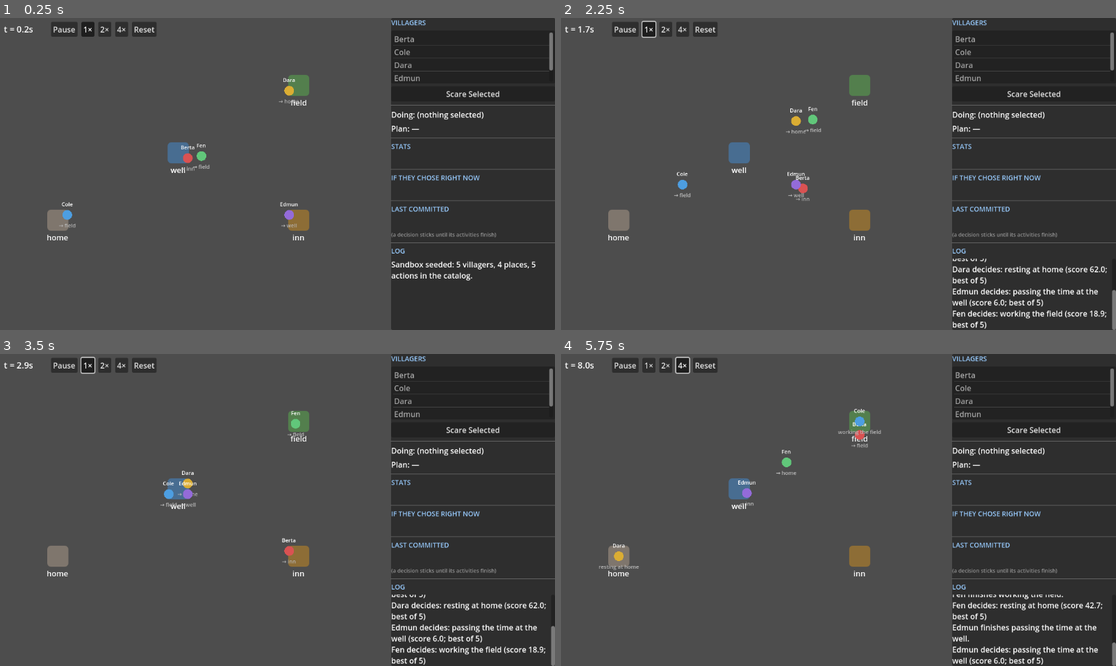
Above: before the commit, frames 1-4 (two rows, left to right).
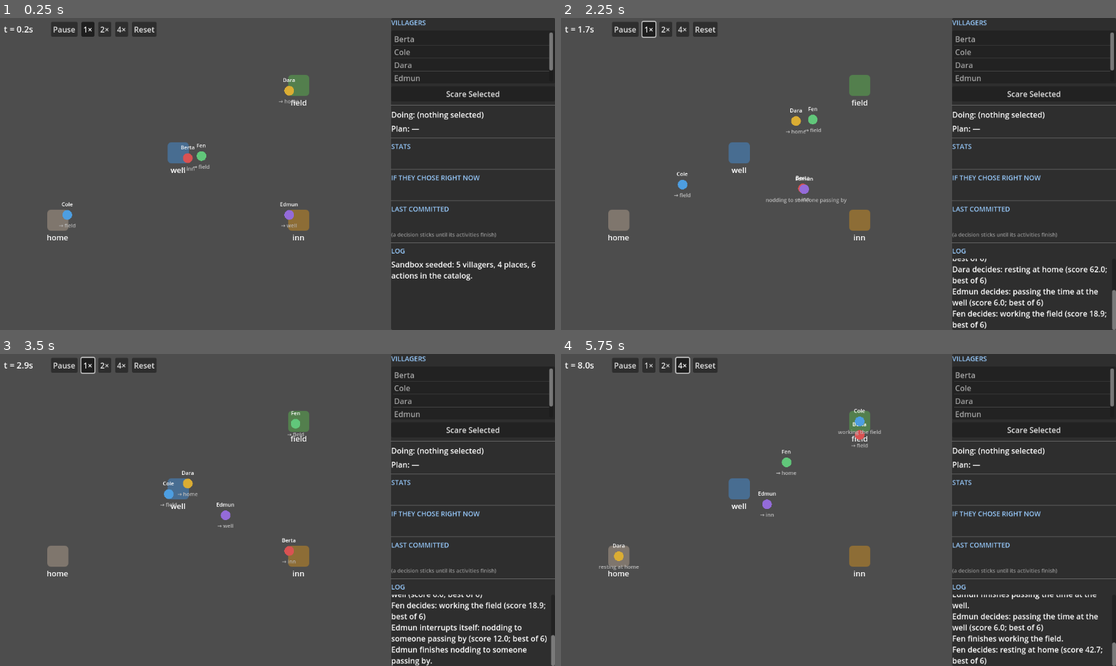
Above: after the commit, the same moments.

Repository: zmkram322/TheKingYouDontSee
Game: Godot game, scene res://sandbox/sandbox.tscn
Same seed, same stepped clock (60 frames per second), same inputs: the game is played once before the commit and once after it. This scene is started directly instead of the project's main scene.
Inputs (mouse positions are in pixels of both pictures, inside the frame that each line leads up to):
- Up to frame 1 (0.25 s): no input
- Up to frame 2 (2.25 s): click "Reset" at 0.5 s; click "Scare Selected" at 1.25 s; click "1×" at 2 s
- Up to frame 3 (3.5 s): move the mouse to (399, 494) at 2.77 s; hold D (move_right) from 2.78 s (still down); click (399, 494) at 2.92 s
- Up to frame 4 (5.75 s): release D (move_right) at 3.5 s; drag from (727, 525) to (810, 572) at 3.52 s; click "2×" at 4.25 s; click "4×" at 5 s

The runs differ from the first frame. In frame 1, less than 0.1% of the frame differs, in the area x 95-97%, y 77-80%; in frame 2, 0.3%; in frame 3, 1.6%; in frame 4, 2.0%, in the area x 31-98%, y 40-100%.

Commit message:
sandbox - goals

Diff:
--- /dev/null
+++ b/tkyds-game/behavior/goal.gd
@@ -0,0 +1,41 @@
+class_name Goal
+extends RefCounted
+
+# One chosen ActionOption in flight: the option itself, plus its own local
+# execution state (current Activity + remaining steps). A villager's queue
+# holds these — the front one is what's actually running; anything behind it
+# is either paused (interrupted mid-flight, resumes untouched when it's next
+# again) or queued (assigned from outside, not yet started). `started`
+# distinguishes those two waiting states: begin() is only ever called once
+# per goal, so resuming a paused goal never re-runs its Activity's begin().
+
+var option: ActionOption
+var doing: Activity = null
+var plan: Array[Activity] = []
+var started := false
+
+
+func _init(new_option: ActionOption) -> void:
+	option = new_option
+
+
+func begin() -> void:
+	started = true
+	doing.begin()
+
+
+# Called when doing.finished but plan still has steps — advances to the next
+# local step of this same goal (e.g. WalkTo finished, Perform is next).
+func advance_step() -> void:
+	doing = plan.pop_front()
+	doing.begin()
+
+
+func is_complete() -> bool:
+	return started and doing.finished and plan.is_empty()
+
+
+func label() -> String:
+	if not started:
+		return "queued: " + option.label
+	return doing.describe()
--- a/tkyds-game/sandbox/sandbox.gd
+++ b/tkyds-game/sandbox/sandbox.gd
@@ -351,11 +351,15 @@
 
 
 func _plan_summary(v: Villager) -> String:
-	if v.doing == null:
+	var goal := v.current_goal()
+	if goal == null or not goal.started:
 		return "choosing…"
-	var parts: Array[String] = [v.doing.describe()]
-	for step in v.plan:
+	var parts: Array[String] = [goal.doing.describe()]
+	for step in goal.plan:
 		parts.append(step.describe())
+	for i in range(1, v.goal_queue.size()):
+		var queued: Goal = v.goal_queue[i]
+		parts.append("[queued] " + queued.option.label)
 	return ", then ".join(parts)
 
 
--- a/tkyds-game/sandbox/sandbox_catalog.gd
+++ b/tkyds-game/sandbox/sandbox_catalog.gd
@@ -90,4 +90,25 @@
 				return SandboxTune.W_SHELTER * pow(fear / SandboxTune.FEAR_MAX, 2.0))
 	)
 
+	# The passerby greeting. place == &"" is the "wherever I already am"
+	# sentinel — see _build_goal — so choosing this never sends anyone
+	# walking anywhere; it just briefly interrupts whatever they were doing
+	# in place, same front-insert/resume path the fear interrupt uses. Gated
+	# by NEARBY (written by SandboxWorld's proximity scan, not readable here
+	# some other way — position lives outside the store on purpose) and by
+	# GREET_COOLDOWN so two villagers lingering close by don't re-fire every
+	# tick. Deliberately can't name who's nearby — see the eligibility
+	# predicate's comment for why.
+	options.append(
+		ActionOption.make(&"greet_passerby", "nodding to someone passing by", &"", SandboxTune.GREET_DURATION)
+			.only_if(func(store: StatStore, actor: Actor) -> bool:
+				var nearby: bool = store.get_primary(actor, Stat.NEARBY)
+				var cooldown: float = store.get_primary(actor, Stat.GREET_COOLDOWN)
+				return nearby and cooldown <= 0.0)
+			.scored_by(func(_store: StatStore, _actor: Actor) -> float:
+				return SandboxTune.W_GREET)
+			.then(func(store: StatStore, actor: Actor) -> void:
+				store.write_primary(actor, Stat.GREET_COOLDOWN, SandboxTune.GREET_COOLDOWN_SECONDS))
+	)
+
 	return options
--- a/tkyds-game/sandbox/sandbox_tuning.gd
+++ b/tkyds-game/sandbox/sandbox_tuning.gd
@@ -45,3 +45,12 @@
                                        # without needing a second threshold or any stored history
 const W_SHELTER := 120.0              # above every other option's ceiling, so it wins outright once threatened
 const SHELTER_DURATION := 4.0         # short cycle so a cleared threat is noticed at the next seam
+
+# --- Passerby greeting ---
+# Smaller than the ~36px gap between Berta's and Fen's starting spots, so the
+# smoke test's first-choice assertions can't be disturbed by a false trigger
+# at t=0 — verified by running the smoke test, not just by this comment.
+const GREET_PROXIMITY_RADIUS := 24.0
+const GREET_COOLDOWN_SECONDS := 20.0  # how long before the same actor will greet again
+const GREET_DURATION := 1.0           # brief — a nod in passing, not a conversation
+const W_GREET := 12.0                 # modest: beats idling, never competes with a real need
--- a/tkyds-game/sandbox/sandbox_world.gd
+++ b/tkyds-game/sandbox/sandbox_world.gd
@@ -15,6 +15,16 @@
 var log_lines: Array[String] = []
 var time := 0.0            # seconds of sandbox time elapsed
 
+# Fired the instant two villagers cross GREET_PROXIMITY_RADIUS (edge-triggered
+# — see _scan_proximity), not polled. A real push notification, not Area2D:
+# position lives outside StatStore on purpose (see behavior/action_option.gd's
+# comment and sandbox/walk_to.gd), so this is SandboxWorld's own plain-data
+# distance check emitting the "change-notification signal" the PRD reserves
+# for exactly this class of problem — without requiring a live physics tick,
+# which would break running this whole world under --headless --script with
+# no scene at all (see tests/sandbox_smoke.gd).
+signal proximity_detected(v: Villager)
+
 
 func reset() -> void:
 	time = 0.0
@@ -34,8 +44,13 @@
 	stats.set_actor_default(Stat.COIN, 0)
 	stats.set_actor_default(Stat.PLACE, &"well")
 	stats.set_actor_default(Stat.FEAR, 0.0)
+	stats.set_actor_default(Stat.NEARBY, false)
+	stats.set_actor_default(Stat.GREET_COOLDOWN, 0.0)
 	stats.define_derived(Stat.VIGOR, _derive_vigor)
 	stats.define_derived(Stat.THREATENED, _derive_threatened)
+
+	if not proximity_detected.is_connected(_on_proximity_detected):
+		proximity_detected.connect(_on_proximity_detected)
 
 	options = SandboxCatalog.build()
 
@@ -121,18 +136,32 @@
 		stats.write_primary(v.actor, Stat.FEAR, maxf(0.0, fear - SandboxTune.FEAR_DECAY_PER_SECOND * delta))
 		_sync_threat(v, was_threatened)
 
+		var cooldown: float = stats.get_primary(v.actor, Stat.GREET_COOLDOWN)
+		if cooldown > 0.0:
+			stats.write_primary(v.actor, Stat.GREET_COOLDOWN, maxf(0.0, cooldown - delta))
+
+	_scan_proximity()
+
 	for v in villagers:
-		# Commitment rule: a decision sticks until its activities finish —
-		# rescoring happens only at the seam between plans. Flicker, when it
-		# shows up, gets hysteresis as data (an appeal-curve tweak in
-		# sandbox_tuning.gd), never a priority gate bolted onto the brain.
-		if v.doing == null or v.doing.finished:
-			if not v.plan.is_empty():
-				v.doing = v.plan.pop_front()
-				v.doing.begin()
-			else:
+		var goal := v.current_goal()
+		if goal == null:
+			choose(v)
+			goal = v.current_goal()
+		elif goal.is_complete():
+			# This goal is fully done — drop it. Whatever's queued behind it
+			# (a paused self-goal or a waiting assigned one) just resumes
+			# untouched; nothing gets re-scored just because it reached the
+			# front. Only an empty queue asks the brain for something new.
+			v.goal_queue.pop_front()
+			goal = v.current_goal()
+			if goal == null:
 				choose(v)
-		v.doing.advance(delta)
+				goal = v.current_goal()
+			elif not goal.started:
+				goal.begin()
+		elif goal.doing.finished:
+			goal.advance_step()
+		goal.doing.advance(delta)
 
 
 # Compares THREATENED from before/after a FEAR write and reconsiders only on
@@ -148,6 +177,36 @@
 	v.reconsider(self)
 
 
+# O(n^2) over the live villager list — trivial at sandbox scale (5 actors)
+# and still cheap at the NFR's 150-actor ceiling, since it's nothing but
+# distance math. Deliberately doesn't identify WHO is nearby: NEARBY is a
+# plain per-actor bool, because nothing downstream (appeal/eligibility) can
+# resolve an Actor reference back from the store anyway — see
+# greet_passerby's comment in sandbox_catalog.gd. Edge-triggered exactly like
+# _sync_threat: emits only on a false->true flip, so two villagers lingering
+# close together don't refire every tick (the cooldown handles re-approach
+# after separating).
+func _scan_proximity() -> void:
+	for i in villagers.size():
+		var a: Villager = villagers[i]
+		var was_nearby: bool = stats.get_primary(a.actor, Stat.NEARBY)
+		var now_nearby := false
+		for j in villagers.size():
+			if i == j:
+				continue
+			if a.position.distance_to(villagers[j].position) <= SandboxTune.GREET_PROXIMITY_RADIUS:
+				now_nearby = true
+				break
+		if now_nearby != was_nearby:
+			stats.write_primary(a.actor, Stat.NEARBY, now_nearby)
+			if now_nearby:
+				proximity_detected.emit(a)
+
+
+func _on_proximity_detected(v: Villager) -> void:
+	v.reconsider(self)
+
+
 # The scare button's handler. Writes FEAR directly, same as any other stat
 # write, then runs the same before/after check the ambient loop uses — so a
 # scare takes effect immediately (mid-Activity, not on the next frame's
@@ -159,28 +218,76 @@
 	_sync_threat(v, was_threatened)
 
 
+# Builds a goal's local execution plan. option.place == &"" is the "wherever
+# I already am" sentinel — used by options with no destination of their own
+# (e.g. greeting whoever's nearby) — so no WalkTo is ever queued for it.
+func _build_goal(v: Villager, option: ActionOption) -> Goal:
+	var goal := Goal.new(option)
+	var steps: Array[Activity] = []
+	if option.place != &"":
+		var here: StringName = stats.get_primary(v.actor, Stat.PLACE)
+		var already_there: bool = here == option.place and v.position == places[option.place]
+		if not already_there:
+			steps.append(WalkTo.new(v, self, option.place))
+	steps.append(Perform.new(v, self, option))
+	goal.doing = steps.pop_front()
+	goal.plan = steps
+	return goal
+
+
+# The self-directed decision point: score everything, and if the winner is
+# already what's running, leave it alone (this is what makes resuming a
+# paused goal safe to route back through choose() — it comes back out a
+# no-op unless something genuinely outscored it). Otherwise the winner takes
+# the front and whatever was there — if anything — waits its turn instead of
+# being discarded. This one rule covers both "queue was empty, fill it" and
+# "something just interrupted" without needing to tell them apart.
 func choose(v: Villager) -> void:
 	v.last_decision = UtilityBrain.decide(stats, v.actor, options)
 	var option: ActionOption = v.last_decision.chosen
 	assert(option != null, "no eligible option for %s — pass_time_well has no gate and should always qualify" % v.actor.person_name)
 
-	var here: StringName = stats.get_primary(v.actor, Stat.PLACE)
-	var already_there: bool = here == option.place and v.position == places[option.place]
-	var steps: Array[Activity] = []
-	if not already_there:
-		steps.append(WalkTo.new(v, self, option.place))
-	steps.append(Perform.new(v, self, option))
-
-	v.doing = steps.pop_front()
-	v.plan = steps
-	v.doing.begin()
+	var current := v.current_goal()
+	if current != null and current.option == option:
+		return
+
+	# The winner might already be sitting paused further back in the queue
+	# (an earlier interrupt shelved it) rather than genuinely new — promote
+	# that same Goal instead of building a duplicate, or a goal that was
+	# mid-walk would silently restart from scratch every time it's re-picked.
+	for i in range(1, v.goal_queue.size()):
+		if v.goal_queue[i].option == option:
+			var existing: Goal = v.goal_queue[i]
+			v.goal_queue.remove_at(i)
+			v.goal_queue.push_front(existing)
+			_log("%s returns to: %s" % [v.actor.person_name, option.label])
+			return
+
+	var goal := _build_goal(v, option)
+	goal.begin()
+	v.goal_queue.push_front(goal)
 
 	var score := 0.0
 	for entry in v.last_decision.considered:
 		if entry.option == option:
 			score = entry.score
 			break
-	_log("%s decides: %s (score %.1f; best of %d)" % [v.actor.person_name, option.label, score, v.last_decision.considered.size()])
+	var verb := "decides" if current == null else "interrupts itself"
+	_log("%s %s: %s (score %.1f; best of %d)" % [v.actor.person_name, verb, option.label, score, v.last_decision.considered.size()])
+
+
+# The externally-assigned counterpart to choose(): not a competition this
+# actor's own scoring runs, but an obligation handed to them (e.g. a provider
+# asked to serve someone else's demand). Queues behind whatever they're
+# already doing rather than preempting it — the PRD's sense of "goal,"
+# distinct from choose()'s self-directed picks.
+func assign_goal(v: Villager, option: ActionOption) -> void:
+	var goal := _build_goal(v, option)
+	var was_empty := v.goal_queue.is_empty()
+	v.goal_queue.push_back(goal)
+	if was_empty:
+		goal.begin()
+	_log("%s is asked to: %s (%s)" % [v.actor.person_name, option.label, "starting now" if was_empty else "queued behind current work"])
 
 
 func _log(line: String) -> void:
--- a/tkyds-game/sandbox/villager.gd
+++ b/tkyds-game/sandbox/villager.gd
@@ -1,14 +1,13 @@
 class_name Villager
 extends RefCounted
 
-# Pairs a sim Actor with what the sandbox adds: a body in space and a current
-# doing. Identity and stats stay entirely in Actor/StatStore — this class
-# only carries what the sandbox needed on top (position, activity, plan).
+# Pairs a sim Actor with what the sandbox adds: a body in space and a queue
+# of goals. Identity and stats stay entirely in Actor/StatStore — this class
+# only carries what the sandbox needed on top (position, the goal queue).
 
 var actor: Actor
 var position: Vector2
-var doing: Activity = null           # what they're doing right now (null = about to choose)
-var plan: Array[Activity] = []       # what comes after; kept as a simple queue, not a combinator
+var goal_queue: Array[Goal] = []     # front = running now; rest = paused or waiting their turn
 var last_decision: UtilityBrain.Decision = null   # kept so the inspector can show why
 
 
@@ -17,19 +16,22 @@
 	position = start_position
 
 
-func doing_label() -> String:
-	if doing == null:
-		return "choosing…"
-	return doing.describe()
+func current_goal() -> Goal:
+	return goal_queue[0] if not goal_queue.is_empty() else null
 
 
-# The pre-emption entry point: forces a fresh decision now, abandoning
-# whatever's in progress, rather than waiting for the current Activity to
-# finish. world.choose() already rebuilds doing/plan unconditionally, so
-# there's no special cancel path needed — reconsidering mid-walk just
-# re-routes from the current position, and reconsidering mid-Perform simply
-# never applies that Perform's effect (nothing partial to unwind). Takes
-# world rather than storing a back-reference, so Villager stays constructible
-# without one.
+func doing_label() -> String:
+	var goal := current_goal()
+	if goal == null or not goal.started:
+		return "choosing…"
+	return goal.doing.describe()
+
+
+# The pre-emption entry point: forces a fresh decision now. world.choose()
+# handles what happens to whatever's currently running — if the fresh winner
+# differs, the current goal is paused (pushed back one slot, not discarded)
+# rather than abandoned, so it resumes exactly where it left off once the
+# new goal clears. Takes world rather than storing a back-reference, so
+# Villager stays constructible without one.
 func reconsider(world: SandboxWorld) -> void:
 	world.choose(self)
--- a/tkyds-game/sim/stats.gd
+++ b/tkyds-game/sim/stats.gd
@@ -45,3 +45,9 @@
                                    # so a single threshold can't flicker here; no memory needed.
                                    # Distinct from the real sim's confrontation-time "Threat"
                                    # evaluation noted above.
+const NEARBY := &"nearby"                 # true while another villager is within GREET_PROXIMITY_RADIUS
+                                           # (a plain boolean — deliberately doesn't say WHO; see
+                                           # sandbox/sandbox_world.gd's proximity scan)
+const GREET_COOLDOWN := &"greet_cooldown" # seconds left before this actor will greet again; counts
+                                           # down in ambient drift like FEAR, so eligibility never
+                                           # needs "now" — only ever compares against 0
--- a/tkyds-game/tests/sandbox_smoke.gd
+++ b/tkyds-game/tests/sandbox_smoke.gd
@@ -63,7 +63,8 @@
 
 	# 4. Nobody is left with no Activity to run.
 	for v in world.villagers:
-		_expect(v.doing != null, "%s should not be stuck with doing == null" % v.actor.person_name)
+		var goal := v.current_goal()
+		_expect(goal != null and goal.doing != null, "%s should not be stuck with no current goal" % v.actor.person_name)
 
 	print("")
 	print("--- last log lines ---")
Not shown, added: tkyds-game/behavior/goal.gd.uid
Not shown, added: _bmad-output/demand-generalization-session-plan.md
